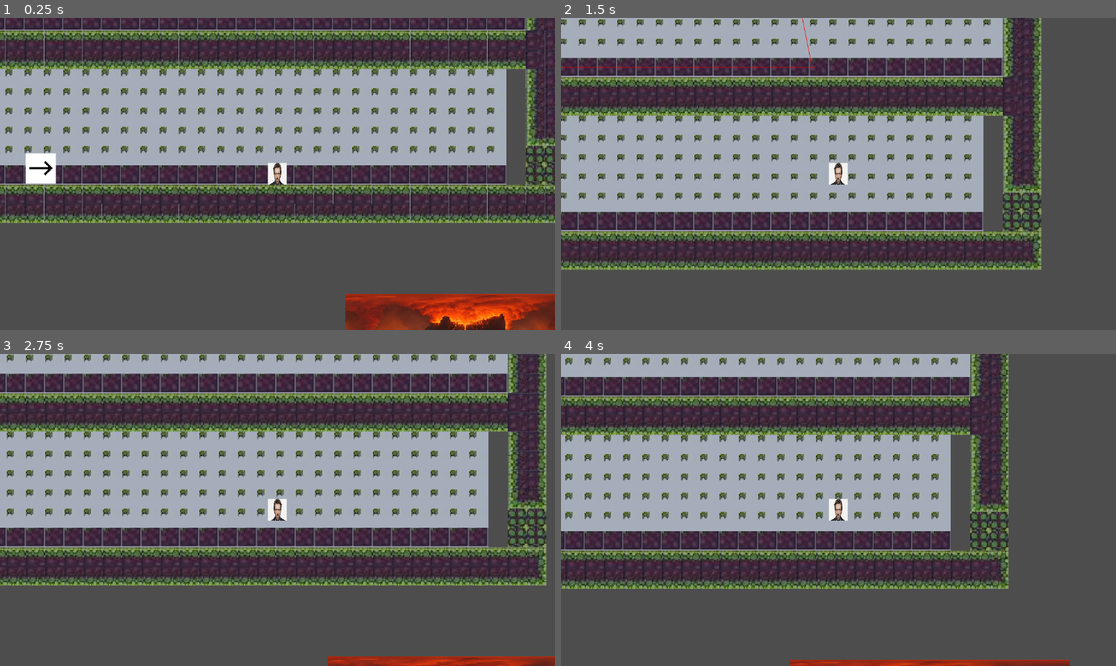
Above: before the commit, frames 1-4 (two rows, left to right).
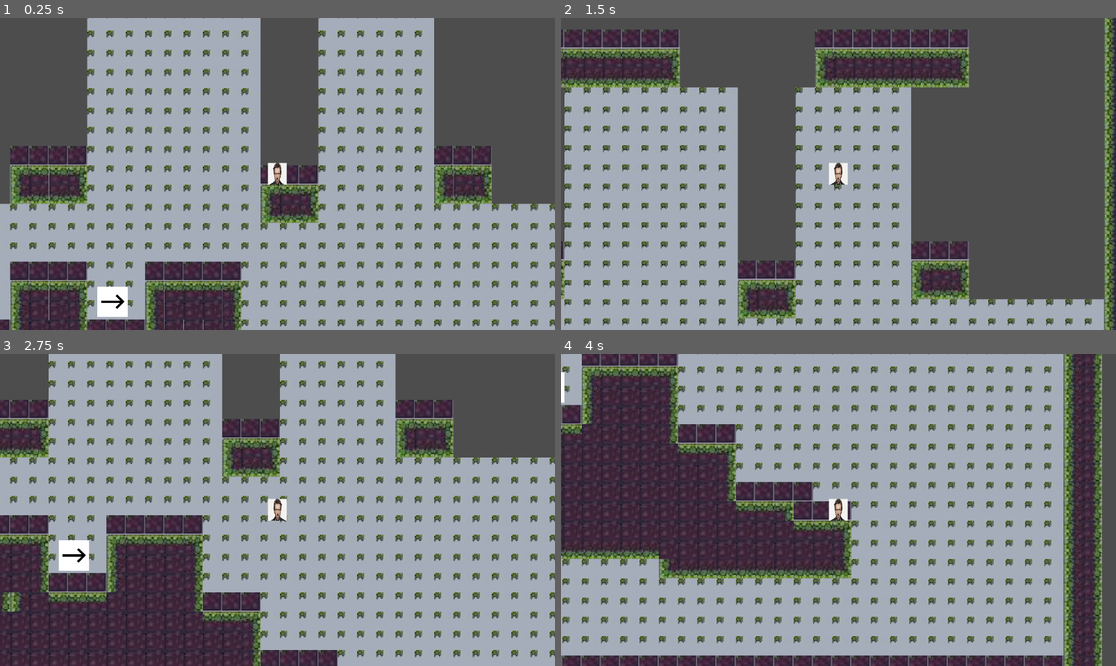
Above: after the commit, the same moments.

Repository: ConnerGordon/final-jam
Game: Godot game, scene res://folder base/mainscene.tscn
Same seed, same stepped clock (60 frames per second), same inputs: the game is played once before the commit and once after it.
Inputs (mouse positions are in pixels of both pictures, inside the frame that each line leads up to):
- Up to frame 1 (0.25 s): no input
- Up to frame 2 (1.5 s): tap Enter at 0.5 s; move the mouse to (960, 158) at 0.52 s; hold Space (jump) 0.53-1.28 s; hold D (moveright) from 0.53 s (still down); move the mouse to (727, 189) at 1.27 s; tap S (FALL) at 1.35 s
- Up to frame 3 (2.75 s): tap Space (jump) at 1.52, 1.55, 1.82 s; move the mouse to (333, 441) at 2.02 s; release D (moveright) at 2.03 s; hold A (moveleft) from 2.03 s (still down); hold Space (jump) from 2.03 s (still down); tap Shift (dash) at 2.1 s
- Up to frame 4 (4 s): move the mouse to (810, 572) at 2.77 s; release A (moveleft) at 2.78 s; release Space (jump) at 2.78 s; hold D (moveright) from 2.78 s (still down); tap E (interact) at 2.85 s; tap Space (jump) at 3.02, 3.05, 3.32, 3.77, 3.8 s; move the mouse to (1005, 556) at 3.52 s; hold W (lookup) from 3.53 s (still down)

The runs differ from the first frame. In frame 1, 80% of the frame differs, in the area x 0-100%, y 0-100%; in frame 2, 69%; in frame 3, 74%; in frame 4, 80%.
Error after the commit: Parse Error: Expected identifier after "." for attribute access. (res://enemy/first_enemy.gd:106)

Commit message:
navigation fixes
- fixed navigation for enemy getting stuck on a point in mid air.

Diff:
--- a/enemy/first_enemy.gd
+++ b/enemy/first_enemy.gd
@@ -1,7 +1,7 @@
 extends CharacterBody2D
 
 
-const SPEED = 300.0
+const SPEED = 200.0
 const JUMP_VELOCITY = -400.0
 @onready var navigation_agent_2d: NavigationAgent2D = $NavigationAgent2D
 @onready var animated_sprite_2d: AnimatedSprite2D = $AnimatedSprite2D
@@ -39,9 +39,6 @@
 		jump(dict["link_entry_position"],dict["link_exit_position"])
 		)
 
-var lerptimer := -1.0
-var lerppos
-var lerpstart
 
 var postimer := 5.0
 var postrack := global_position
@@ -73,8 +70,6 @@
 			if is_on_floor():
 
 				velocity = Vector2(0,0)
-			else:
-				velocity = Vector2(velocity.x,0)
 			idle_timer -= delta*10
 			if idle_timer <= 0:
 
@@ -107,7 +102,8 @@
 
 					navigation_agent_2d.target_position = safe#.snapped(Vector2(80,80))
 
-					while safe.distance_to(global_position) < 500 && found == false:
+					while (safe.distance_to(global_position) < 500 && found == false ||
+					navigation_agent_2d.target_position.):
 
 						nav_map = navigation_agent_2d.get_navigation_map()
 						target = playerpos
@@ -129,26 +125,20 @@
 			var next_position = navigation_agent_2d.get_next_path_position()
 			var direc = (next_position - current_pos).normalized()
 			if is_on_floor():
-				velocity.x = direc.x * SPEED
+				if abs(velocity.x + direc.x * SPEED) < SPEED*1.5:
+					velocity.x += direc.x * SPEED
+
 			if not is_on_floor():
-				velocity.x = direc.x *SPEED/10
-
-
-
-
-
-
-			if lerptimer >= 0:
-				var gp = global_position.lerp(lerppos, 1-lerptimer)
-				global_position.y = gp.y
-				if 1-lerptimer < 1.0/5.0:
-					global_position.x = lerp(global_position.x,lerppos.x,1.0/5 - lerptimer/5.0)
-				lerptimer-= delta/2
-				if lerppos.distance_to(global_position) < 50:
-					lerptimer = -1
-			if direc.y < -0.6 && is_on_wall() && is_on_floor():
-					velocity.y -= 600
-
+				if abs(velocity.x + direc.x * SPEED*2/10) < SPEED/2:
+					velocity.x += direc.x *SPEED*2/10
+
+			if navigation_agent_2d.is_target_reachable() != true:
+				set_idle()
+
+
+
+
+			#
 
 			#var disto = navigation_agent_2d.get_next_path_position().distance_to(basepos.global_position)
 
@@ -172,35 +162,15 @@
 			var next_position = navigation_agent_2d.get_next_path_position()
 			var direc = (next_position - current_pos).normalized()
 			if is_on_floor():
-				velocity.x = direc.x * SPEED*2
+				if abs(velocity.x + direc.x * SPEED) < SPEED * 2:
+					velocity.x += direc.x * SPEED
 
 			if not is_on_floor():
-				velocity.x = direc.x *SPEED*2/10
-
-
-			#print(velocity)
-
-
-			#var postween := create_tween()
-			#postween.tween_property(self, "global_position",lerppos,1.0)
-			#if lerptimer > 0:
-				#
-				#var gp = global_position.lerp(lerppos, 1-lerptimer)
-				#global_position.y = gp.y
-				#lerptimer-= delta/2
-				#if lerppos.y - global_position.y < 10:
-					#lerptimer = 0
-			#if lerptimer <= 0 && lerptimer >= -0.5:
-				#
-				#global_position.y = lerppos.y
-				#var gp = global_position.lerp(lerppos, 1-abs(lerptimer)*2)
-				#global_position.x = gp.x
-				#lerptimer-= delta/2
-				#if lerppos.distance_to(global_position) < 20:
-					#lerptimer = -1
-
-			if direc.y < -0.65 && is_on_wall() && is_on_floor() && lerptimer < 0:
-				velocity.y -= 600
+				if abs(velocity.x + direc.x * SPEED*2/10) < SPEED:
+					velocity.x += direc.x *SPEED*2/10
+
+
+
 
 			if velocity == Vector2.ZERO:
 				navigtimer -= delta
@@ -285,7 +255,8 @@
 			#postweenx.set_trans(Tween.TRANS_SINE)
 			postweenx.tween_property(self, "global_position",en,.25)
 		elif star.y < en.y :
-			pass
+			if is_on_floor():
+				velocity.x += SPEED/4 * sign(en.x-star.x)
 			#var postweenx := create_tween()
 			#postweenx.set_trans(Tween.TRANS_SINE)
 			#postweenx.tween_property(self, "global_position",Vector2(en.x,star.y-20),.1)
--- a/enemy/husk.tscn
+++ b/enemy/husk.tscn
@@ -32,12 +32,13 @@
 [node name="NavigationAgent2D" type="NavigationAgent2D" parent="." unique_id=1730415152]
 path_desired_distance = 80.0
 target_desired_distance = 50.0
+path_max_distance = 200.0
 navigation_layers = 7
 path_postprocessing = 1
 simplify_epsilon = 9.423
 avoidance_enabled = true
-max_speed = 830.25
-avoidance_layers = 0
+max_speed = 500.0
+avoidance_layers = 2
 avoidance_mask = 14
 debug_enabled = true
 
--- a/folder base/downpath.tscn
+++ b/folder base/downpath.tscn
@@ -252,3 +252,11 @@
 navigation_layers = 2
 start_position = Vector2(-4.600006, -133.80002)
 end_position = Vector2(-61.6, -134.20001)
+
+[node name="NavigationObstacle2D" type="NavigationObstacle2D" parent="." unique_id=472844851]
+visible = false
+position = Vector2(230.20001, 514.2)
+radius = 20.0
+vertices = PackedVector2Array(-196.59998, 14.600037, -196.19998, 26.200012, -168.4, 26.600037, -168.79999, 14.200012, -99.999985, 15, -99.59999, 26.200012, -56.799988, 26.200012, -56.399994, 13.799988, 27, 31.600037, 27.799988, 43.600037, 73.600006, 43.600037, 72.79999, 78.60004, 77.600006, 77.79999, 77.600006, 91.79999, 120.79999, 91.79999, 121.20001, 105.20001, 169.4, 105.20001, 169.4, 154, -211.19998, 29.600037)
+carve_navigation_mesh = true
+avoidance_layers = 4
--- a/folder base/mainscene.tscn
+++ b/folder base/mainscene.tscn
@@ -42,7 +42,7 @@
 texture = SubResource("GradientTexture2D_kgh7c")
 
 [node name="CharacterBody2D" parent="." unique_id=103378180 instance=ExtResource("2_xwcau")]
-position = Vector2(-6075, 4323)
+position = Vector2(-6495, 1971)
 
 [node name="gridmap" parent="." unique_id=1930176116 instance=ExtResource("3_kgh7c")]
 
@@ -50,7 +50,7 @@
 position = Vector2(3040, 0)
 
 [node name="enemybase" parent="." unique_id=658416861 instance=ExtResource("5_kvtpo")]
-position = Vector2(-7057, 4332)
+position = Vector2(-7179, 2567)
 
 [node name="gridmap2" parent="." unique_id=227575916 instance=ExtResource("6_ktlqv")]
 position = Vector2(-7924, 0)
--- a/project.godot
+++ b/project.godot
@@ -14,6 +14,10 @@
 run/main_scene="uid://1ssjywk2tygk"
 config/features=PackedStringArray("4.6", "Forward Plus")
 config/icon="res://icon.svg"
+
+[autoload]
+
+spawnscript="*uid://tofqe1wgrnvd"
 
 [global_group]
 
--- /dev/null
+++ b/spawnscript.gd
@@ -0,0 +1,18 @@
+extends Node
+
+
+var g = preload("res://enemy/husk.tscn")
+
+
+var num = randi_range(4,10)
+
+
+
+# Called when the node enters the scene tree for the first time.
+func _ready() -> void:
+	pass
+
+
+# Called every frame. 'delta' is the elapsed time since the previous frame.
+func _process(delta: float) -> void:
+	pass
Not shown, added: spawnscript.gd.uid
